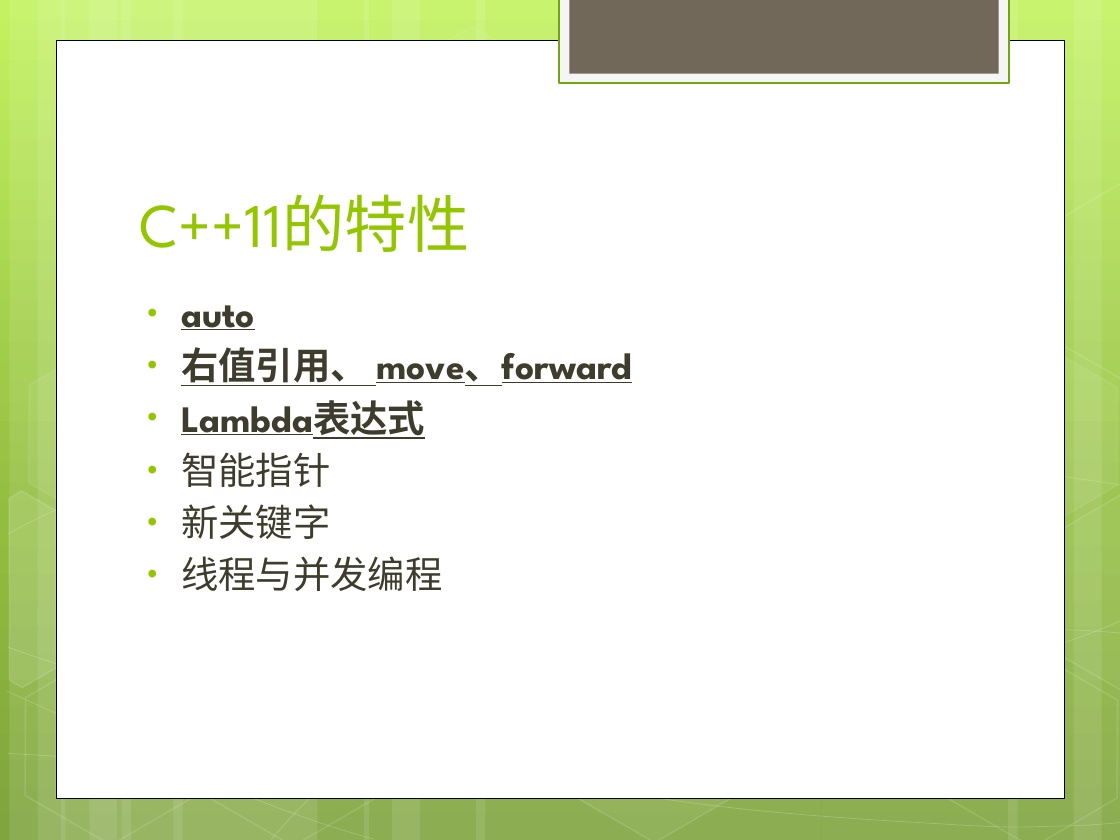
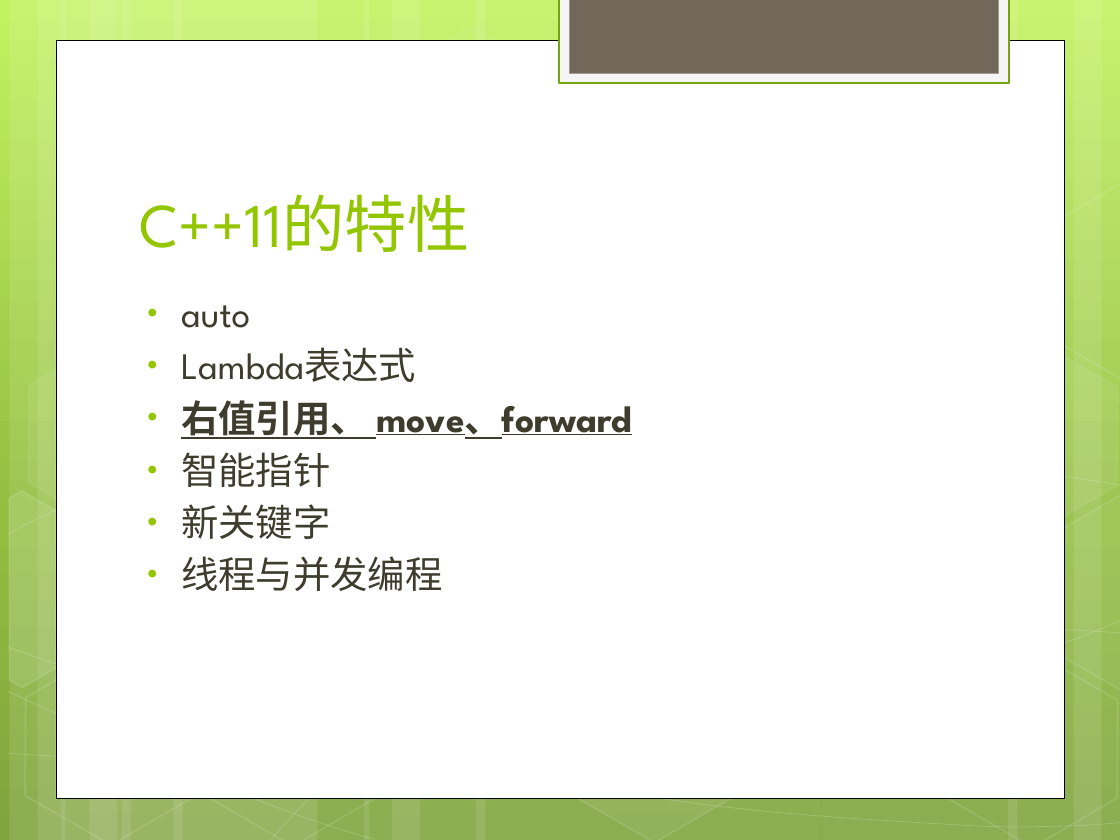
Before and after one commit to war10ck-efz/cpplearning, a slide deck: slide 3 of doc/c++11learning.pptx. Drawn at 1120x840 pixels with LibreOffice and Linux fonts; fonts in the diff are those of the drawing. Boxes give left, top, right and bottom in pixels: in the first picture for what was removed or moved away, otherwise in the second. Text is boxed around its words. In the diff, an @@ line names an element or a change of style, - is before the commit and + after.

```diff
--- a/doc/c++11learning.pptx
+++ b/doc/c++11learning.pptx
@@ text at [181, 305, 250, 328]: bold off, underline off in "auto" @@
@@ text at [181, 347, 416, 382]: paragraph added @@
+• Lambda表达式
@@ text at [181, 400, 425, 439]: paragraph removed @@
-• Lambda表达式
```
Also in this commit, not shown: 4 other slides changed, 8 slides added, 2 other files.
